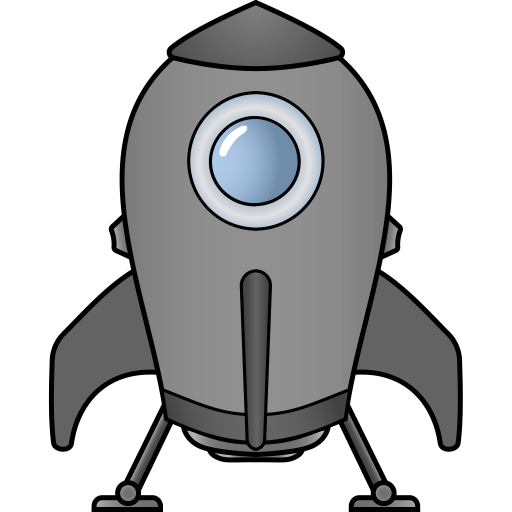
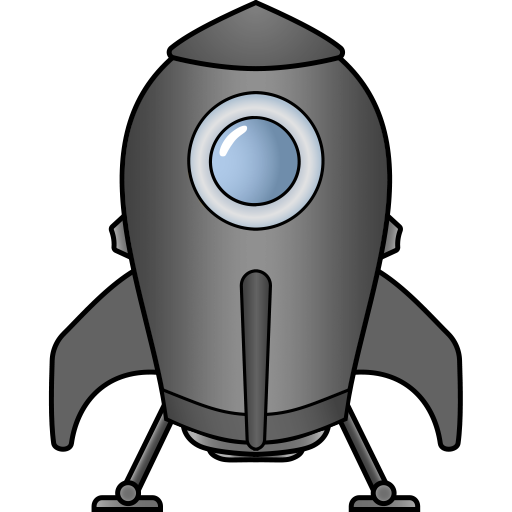
Before/after of a w=512, h=512 layered artwork. What changed in the layer stack:
added layer "Capa 1 copia" (75%) above "Objeto inteligente vectorial1" over [124, 60, 387, 413]
